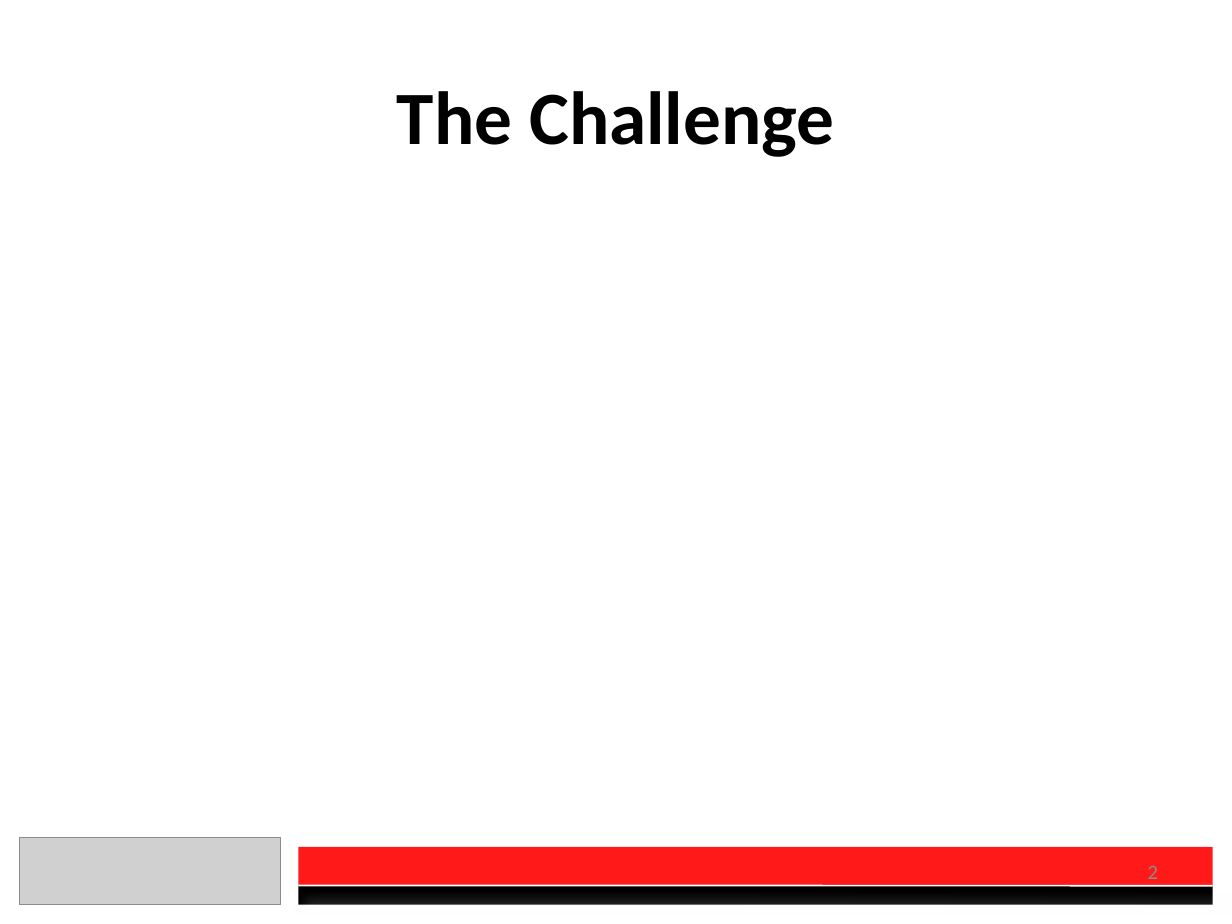
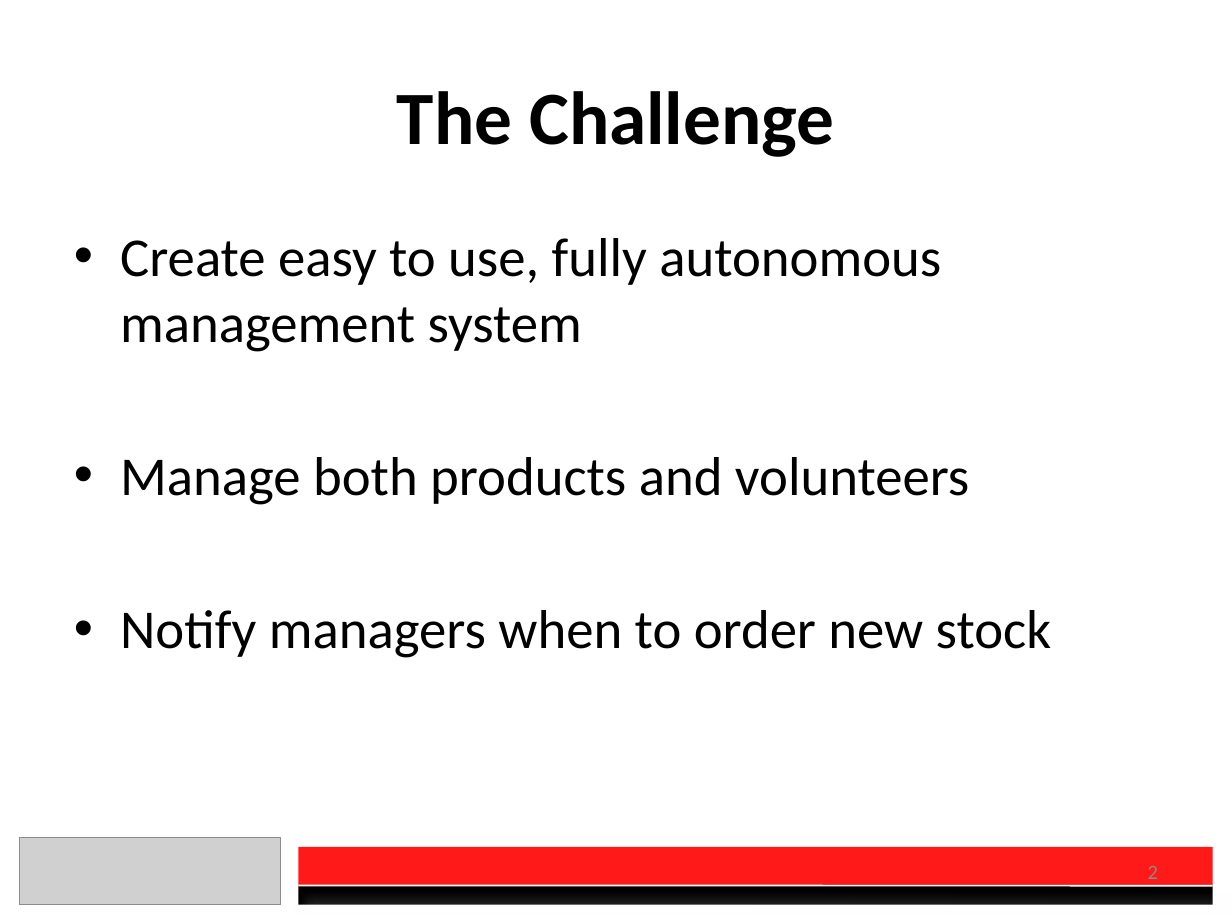
Before and after one commit to charberg/CEC2016, a slide deck: slide 2 of Presentation.pptx. Drawn at 1232x924 pixels with LibreOffice and Linux fonts; fonts in the diff are those of the drawing; grey boxes stand for pictures. Boxes give left, top, right and bottom in pixels: in the first picture for what was removed or moved away, otherwise in the second. Text is boxed around its words. In the diff, an @@ line names an element or a change of style, - is before the commit and + after.

```diff
--- a/Presentation.pptx
+++ b/Presentation.pptx
@@ text added at [120, 238, 1051, 658], 32 pt, text #000000 @@
+• Create easy to use, fully autonomous management system
+• Manage both products and volunteers
+• Notify managers when to order new stock
```
Also in this commit, not shown: 2 other slides changed, 4 other files.
